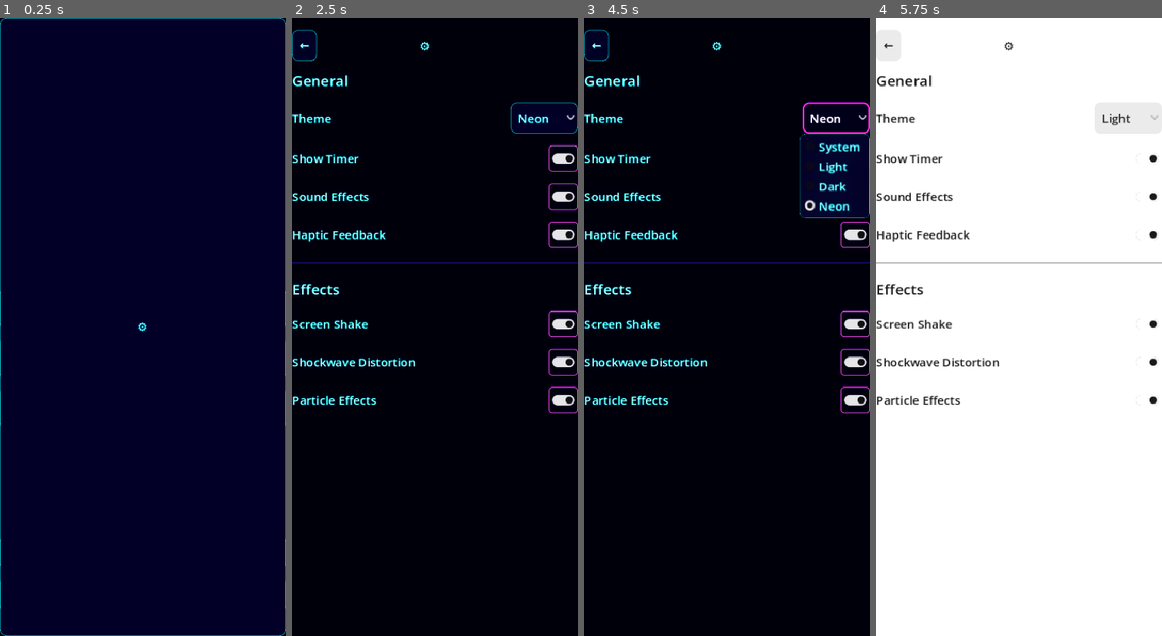
Above: before the commit, frames 1-4 (left to right).
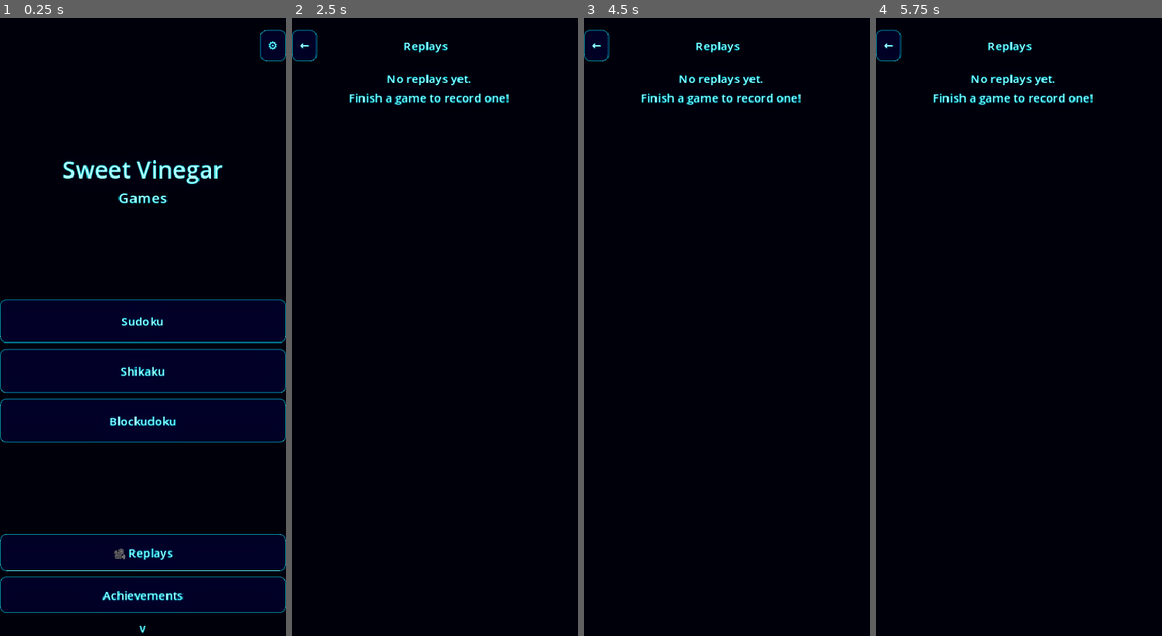
Above: after the commit, the same moments.

Repository: mchambers-mojang/sweet-vinegar-games
Game: Godot game, scene res://scenes/game_picker.tscn
Same seed, same stepped clock (60 frames per second), same inputs: the game is played once before the commit and once after it.
Inputs (mouse positions are in pixels of both pictures, inside the frame that each line leads up to):
- Up to frame 1 (0.25 s): no input
- Up to frame 2 (2.5 s): click "⚙" at 0.5 s; click "←" at 1.25 s; click "🎥 Replays" at 2 s
- Up to frame 3 (4.5 s): click "←" at 2.75 s; click "🎥 Replays" at 3.5 s; click (835, 116) at 4.25 s, where only the run before the commit has a clickable "Neon"
- Up to frame 4 (5.75 s): click (1147, 160) at 5.02 s

The runs differ from the first frame. In frame 1, 68% of the frame differs, in the area x 0-100%, y 0-100%; in frame 2, 5.4%; in frame 3, 7.3%; in frame 4, 100%.

Commit message:
fix: Settings button small top-right on main menu
Use HBoxContainer with expanding spacer to push ⚙ to top-right,
instead of trying to anchor inside a PanelContainer.

Co-authored-by: Copilot <223556219+Copilot@users.noreply.github.com>

Diff:
--- a/scenes/game_picker.tscn
+++ b/scenes/game_picker.tscn
@@ -23,6 +23,18 @@
 [node name="VBoxContainer" type="VBoxContainer" parent="MarginContainer"]
 layout_mode = 2
 theme_override_constants/separation = 8
+
+[node name="TopBar" type="HBoxContainer" parent="MarginContainer/VBoxContainer"]
+layout_mode = 2
+
+[node name="TopSpacer" type="Control" parent="MarginContainer/VBoxContainer/TopBar"]
+layout_mode = 2
+size_flags_horizontal = 3
+
+[node name="SettingsButton" type="Button" parent="MarginContainer/VBoxContainer/TopBar"]
+unique_name_in_owner = true
+layout_mode = 2
+text = "⚙"
 
 [node name="Spacer1" type="Control" parent="MarginContainer/VBoxContainer"]
 layout_mode = 2
@@ -92,16 +104,3 @@
 text = "vdev"
 horizontal_alignment = 1
 mouse_filter = 0
-
-[node name="SettingsButton" type="Button" parent="."]
-unique_name_in_owner = true
-layout_mode = 1
-anchors_preset = 1
-anchor_left = 1.0
-anchor_right = 1.0
-offset_left = -80.0
-offset_top = 40.0
-offset_right = -20.0
-offset_bottom = 80.0
-grow_horizontal = 0
-text = "⚙"
